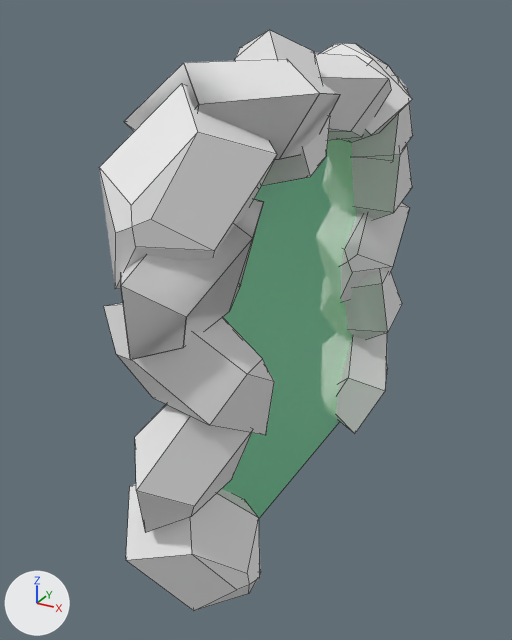
Renders of the OBJ model assets/portal.obj from each side of a commit.
Before and after are seen from a 50 mm lens placed at (3.87, -8.13, 6.55), pointed at (-0.35, -0.45, 2.72). The lights are fixed; the arrows at lower left show +X, +Y and +Z. Mesh edges are drawn as thin lines. Where no turn or scale is listed for an object, it has been applied to the vertices. Vertices at the same position are counted once.

In view in the first picture: 'ObjPortal_Mesh'.
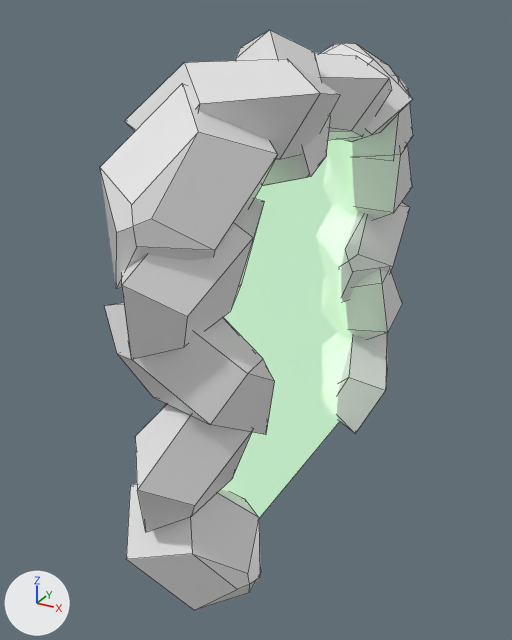
Changed parts and their boxes (x1, y1, x2, y2) in the pictures (512 x 640 px; the box of a moved part takes in the faces that stretch with it):
'ObjPortal_Mesh', surface changed, recoloured, reshaped
    before: (99, 30, 413, 611)
    after: (100, 30, 413, 610)
part 1 of me_objportal_mesh, moved or reshaped
    before: (126, 484, 261, 611)
    after: (126, 483, 261, 610)
part 2 of me_objportal_mesh, moved or reshaped
    before: (135, 404, 251, 533)
    after: (135, 404, 252, 532)
part 3 of me_objportal_mesh, moved or reshaped
    before: (104, 303, 274, 435)
    after: (104, 303, 275, 434)
part 4 of me_objportal_mesh, moved or reshaped
    both: (345, 270, 402, 339)
part 5 of me_objportal_mesh, moved or reshaped
    before: (336, 333, 388, 433)
    after: (337, 333, 388, 433)
part 6 of me_objportal_mesh, moved or reshaped
    before: (341, 202, 409, 302)
    after: (341, 202, 410, 302)
part 7 of me_objportal_mesh, moved or reshaped
    before: (352, 144, 412, 220)
    after: (352, 144, 412, 219)
part 8 of me_objportal_mesh, moved or reshaped
    both: (321, 43, 412, 142)
part 9 of me_objportal_mesh, moved or reshaped
    before: (315, 53, 391, 140)
    after: (315, 53, 392, 140)
part 10 of me_objportal_mesh, moved or reshaped
    before: (235, 30, 330, 186)
    after: (235, 30, 331, 185)
part 11 of me_objportal_mesh, moved or reshaped
    before: (99, 83, 277, 289)
    after: (100, 83, 277, 289)
part 12 of me_objportal_mesh, moved or reshaped
    both: (352, 76, 413, 156)
part 13 of me_objportal_mesh, moved or reshaped
    before: (222, 139, 357, 518)
    after: (222, 139, 358, 518)
part 14 of me_objportal_mesh, rebuilt
    before: (121, 199, 264, 359)
    after: (122, 199, 264, 359)
part 15 of me_objportal_mesh, rebuilt
    before: (124, 59, 340, 160)
    after: (124, 59, 340, 159)

Diff of the bpy script that builds the scene:
```diff
--- a/assets/portal.obj.py
+++ b/assets/portal.obj.py
@@ mat_matstone @@
 mat_matstone.base_color = (0.8, 0.8, 0.8)  # white #e7e7e7
-mat_matstone.roughness = 0.526
+mat_matstone.roughness = 0.293
@@ mat_matportal @@
 mat_matportal = principled_material('MatPortal')
-mat_matportal.base_color = (0.0435, 0.8, 0.179)  # green #3be775
-mat_matportal.roughness = 0.431
+mat_matportal.base_color = (1.0, 1.0, 1.0)  # white #ffffff
+mat_matportal.roughness = 0.874
 mat_matportal.alpha = 0.5
+mat_matportal.emission_color = (0.5, 1.0, 0.5)  # green #bcffbc
+mat_matportal.emission_strength = 1.0
@@ me_objportal_mesh @@
 # used by ob_objportal_mesh; location = (0.0, 0.0, 0.0)
-me_objportal_mesh.from_pydata(...)  # 267 vertices, 251 faces; spans x -0.97..1.03, y -3.5..3.41, z -0.12..6.34
+me_objportal_mesh.from_pydata(...)  # 256 vertices, 225 faces; spans x -0.97..1.03, y -3.49..3.42, z -0.12..6.34
+# me_objportal_mesh part 1: the loose piece of 18 vertices spanning x -0.68..0.72, y -3.41..-1.61, z -0.12..1.66 is moved by (0.0, 0.01, 0.0)
+# me_objportal_mesh part 2: the loose piece of 18 vertices spanning x -0.64..0.68, y -3.5..-1.6, z 1.2..2.86 is moved by (0.0, 0.01, 0.0)
+# me_objportal_mesh part 3: the loose piece of 18 vertices spanning x -0.85..0.8, y -3.15..-1.81, z 2.23..3.95 is moved by (0.0, 0.01, 0.0)
+# me_objportal_mesh part 4: the loose piece of 18 vertices spanning x -0.87..0.73, y 1.76..3.19, z 1.2..2.86 is moved by (0.0, 0.01, 0.0)
+# me_objportal_mesh part 5: the loose piece of 18 vertices spanning x -0.65..0.75, y 1.77..3.27, z -0.12..1.66 is moved by (0.0, 0.01, 0.0)
+# me_objportal_mesh part 6: the loose piece of 18 vertices spanning x -0.59..0.64, y 1.62..3.41, z 2.23..3.95 is moved by (0.0, 0.01, 0.0)
+# me_objportal_mesh part 7: the loose piece of 18 vertices spanning x -0.87..0.76, y 1.78..3.18, z 3.29..4.95 is moved by (0.0, 0.01, 0.0)
+# me_objportal_mesh part 8: the loose piece of 18 vertices spanning x -0.95..0.91, y 0.84..2.58, z 4.85..6.09 is moved by (0.0, 0.01, 0.0)
+# me_objportal_mesh part 9: the loose piece of 18 vertices spanning x -0.97..0.94, y -0.38..1.29, z 4.89..6.09 is moved by (0.0, 0.01, 0.0)
+# me_objportal_mesh part 10: the loose piece of 18 vertices spanning x -0.69..0.75, y -1.42..0.26, z 4.71..6.34 is moved by (0.0, 0.01, 0.0)
+# me_objportal_mesh part 11: the loose piece of 18 vertices spanning x -0.7..0.75, y -3.35..-1.65, z 4.07..5.9 is moved by (0.0, 0.01, 0.0)
+# me_objportal_mesh part 12: the loose piece of 18 vertices spanning x -0.87..0.76, y 1.58..2.98, z 4.1..5.75 is moved by (0.0, 0.01, 0.0)
+# me_objportal_mesh part 13: the loose piece of 4 vertices spanning x 0.0, y -2.41..2.41, z -0.07..5.26 is moved by (0.0, 0.01, 0.0)
+# me_objportal_mesh part 14: the loose piece of 25 vertices spanning x -0.58..0.64, y -3.49..-1.5, z 3.29..4.95 is rebuilt with 18 vertices and now spans x -0.58..0.64, y -3.48..-1.49, z 3.29..4.95
+# me_objportal_mesh part 15: the loose piece of 22 vertices spanning x -0.95..1.03, y -2.44..-0.78, z 4.93..6.09 is rebuilt with 18 vertices and now spans x -0.94..1.03, y -2.43..-0.77, z 4.93..6.09
 me_objportal_mesh.materials.append(mat_matstone)
```
